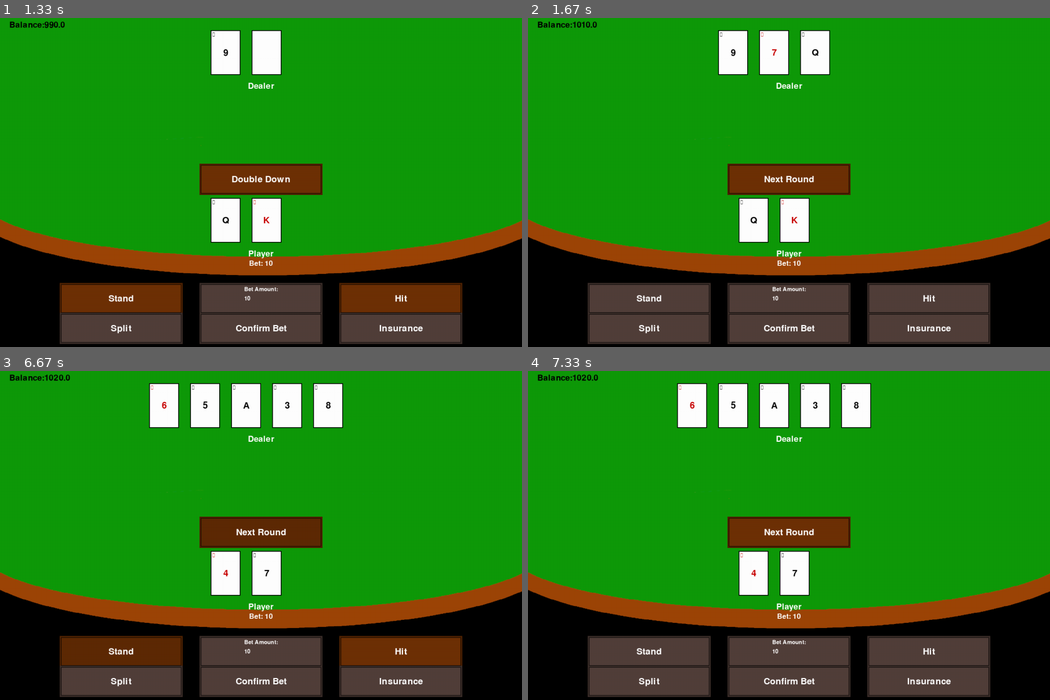
Above: before the commit, frames 1-4 (two rows, left to right).
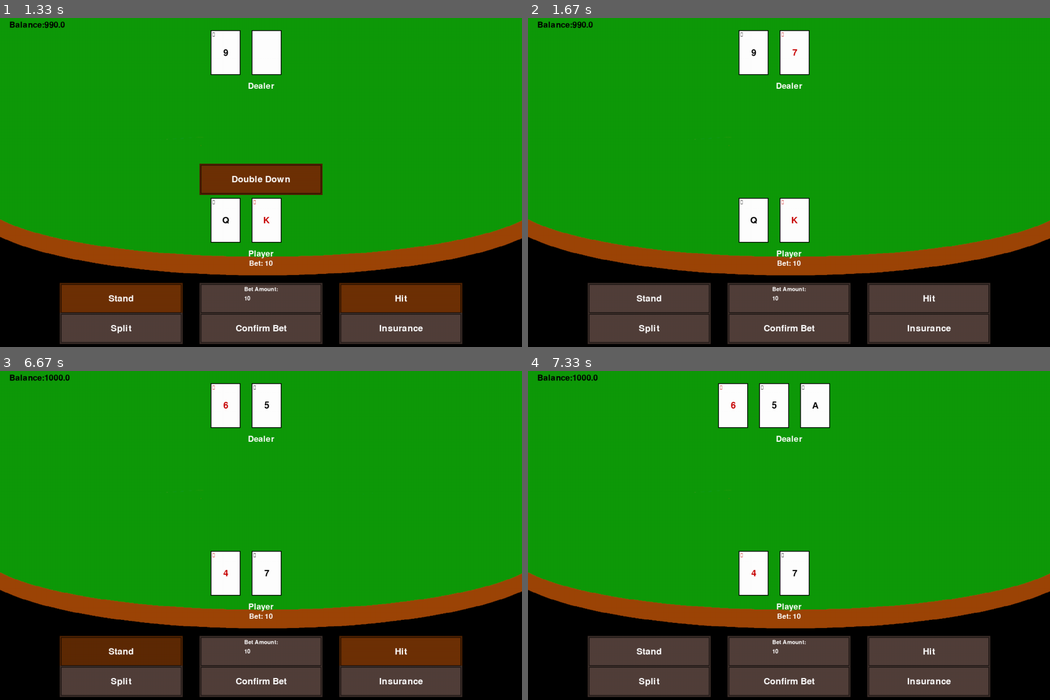
Above: after the commit, the same moments.

Repository: CDonners/None-Exam-Assessment-2026-AQA
Game: pygame game, started from bankrollBust/main.py
Same seed, same stepped clock (60 frames per second), same inputs: the game is played once before the commit and once after it.
Inputs (mouse positions are in pixels of both pictures, inside the frame that each line leads up to):
- Up to frame 1 (1.33 s): press the mouse at (261, 123) at 0.37 s; move the mouse to (266, 202) at 0.47 s; release the mouse at (276, 277) at 0.6 s; click "Start Game" at 0.78 s; click "Confirm Bet" at 1.08 s
- Up to frame 2 (1.67 s): click "Stand" at 1.42 s
- Up to frame 3 (6.67 s): click "Next Round" at 2.25 s; press the mouse at (261, 650) at 2.57 s; move the mouse to (287, 528) at 2.67 s; release the mouse at (313, 407) at 2.8 s; click (208, 561) at 2.92 s; press the mouse at (261, 650) at 3.57 s; move the mouse to (203, 644) at 3.67 s; release the mouse at (146, 637) at 3.8 s; click (224, 466) at 3.92 s; press the mouse at (261, 650) at 4.57 s; move the mouse to (349, 532) at 4.67 s; release the mouse at (438, 413) at 4.8 s; click (323, 502) at 4.92 s; click "Bet Amount:" at 5.58 s; click (114, 532) at 5.92 s; press the mouse at (261, 680) at 6.23 s; move the mouse to (276, 581) at 6.33 s; release the mouse at (287, 482) at 6.47 s; press the mouse at (120, 650) at 6.57 s
- Up to frame 4 (7.33 s): move the mouse to (778, 650) at 6.67 s; release the mouse at (909, 647) at 6.8 s; click "Dealer" at 7.25 s

Frame 1 is identical in both runs. In frame 2, 4.5% of the frame differs, in the area x 8-62%, y 1-54%; in frame 3, 6.0%, in the area x 10-66%, y 1-54%; in frame 4, 3.9%.

Commit message:
Adding delay in dealer actions for smoother gameplay

Diff:
--- a/bankrollBust/gameLogic.py
+++ b/bankrollBust/gameLogic.py
@@ -26,6 +26,7 @@
             generatedIndex = genRandInt(8) # Generate an integer for the index
             if generatedIndex < len(NPCNAMES): # If the index is greater or equal to length of the names list, regenerate it.
                 pickedName = NPCNAMES[generatedIndex] # Get the item at the index
+                indexCorrect = True
         return pickedName
 
     def generateFloat(self, lowerBound: int, upperBound: int):
--- a/bankrollBust/main.py
+++ b/bankrollBust/main.py
@@ -53,6 +53,9 @@
     playerBet = 0
     hit = False
     stood = False
+    # Dealer action delay (in frames at 60 FPS)
+    gameActionDelay = 30  # 1 second at 60 FPS
+    gameAct = 0
     # Utility
     dealer = game.players[len(game.players) -1] # Dealer is always this index
 
@@ -158,9 +161,12 @@
                 game.drawPlayerTexts()  # Draw player names
                 game.drawPlayerBets() # Draw player bets
             else: # Current player is an NPC
-                playerBet = game.players[currentPlayerIndex].calculateBet()
-                currentPlayer.bet = playerBet
-                currentPlayerIndex += 1
+                gameAct += 1
+                if gameAct == gameActionDelay:
+                    playerBet = game.players[currentPlayerIndex].calculateBet()
+                    currentPlayer.bet = playerBet
+                    currentPlayerIndex += 1
+                    gameAct = 0
 
         elif game.roundStarted:
             if currentPlayer.name == "Player": # Is the Player's turn
@@ -182,6 +188,7 @@
                     hit = False
 
             elif currentPlayer.name == "Dealer": # Is the dealer's turn
+                gameAct += 1  # Increment frame counter
                 dealer = currentPlayer # Making it more clear that we are talking about dealer
                 dealer.hand[1].setVisible() # Show the dealer's down card
                 # Checking the players have won and paying them
@@ -214,6 +221,7 @@
                     # Waiting for player to be ready for the next round
                     if nextRound:
                         # Reset game
+                        gameAct = 0
                         currentPlayerIndex = 0
                         game.bustPlayers = 0
                         game.stoodHands = {}
@@ -225,9 +233,11 @@
                             player.newRound()
                 elif dealer.handValue < 17 and len(game.players)-1 != game.bustPlayers and len(game.stoodHands) != 0: # If dealer's hand is below 17 must hit
                     # Don't hit if everyone is bust or has natural blackjack
-                    dealer.dealCard(game.deckInstance)
-                    if game.checkBusted(currentPlayer):
-                        currentPlayer.bust(game)
+                    if gameAct == gameActionDelay:
+                        gameAct = 0
+                        dealer.dealCard(game.deckInstance)
+                        if game.checkBusted(currentPlayer):
+                            currentPlayer.bust(game)
                 else:
                     dealer.stand(game)
             # NPC's turn
